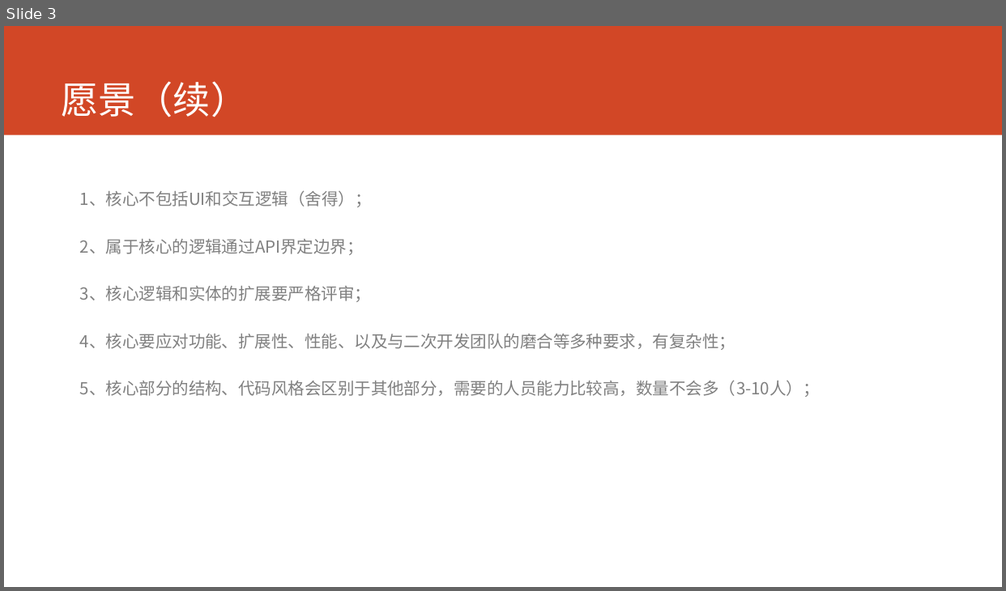
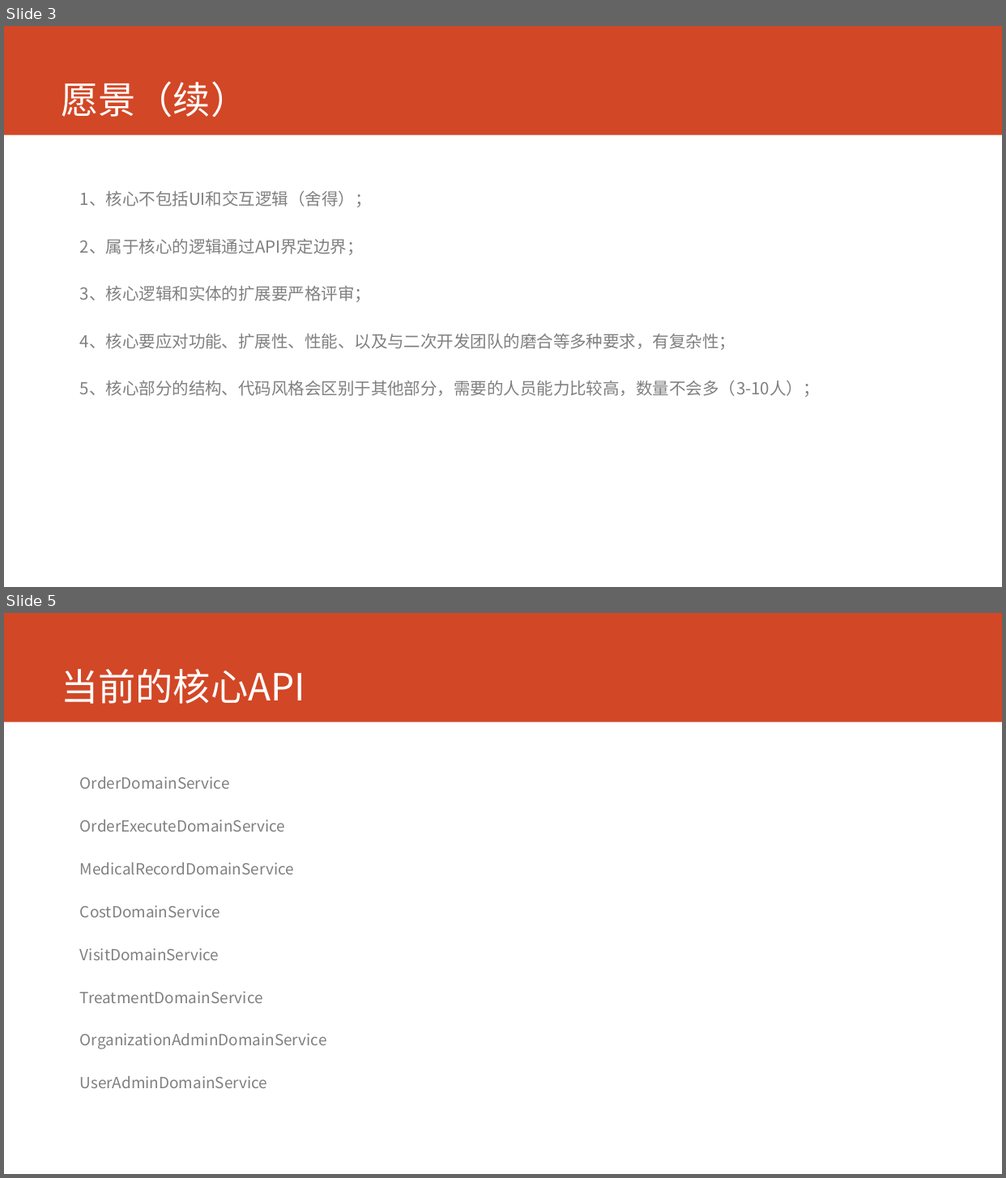
Before and after one commit to lixiangqi-github/hospital, a slide deck: doc/技术交流/技术交流-2017-8-28.pptx. Shown one above the other, each under a label of ours: slide 3 before the commit, slides 3 and 5 after it; the slides between them are not shown. The pictures are 1006x591 and 1006x1178 pixels, drawn with LibreOffice and Linux fonts; fonts in the diff are those of the drawing. Boxes give left, top, right and bottom in pixels: in the first picture for what was removed or moved away, otherwise in the second. Text is boxed around its words. In the diff, an @@ line names an element or a change of style, - is before the commit and + after.

```diff
--- a/doc/技术交流/技术交流-2017-8-28.pptx
+++ b/doc/技术交流/技术交流-2017-8-28.pptx
@@ slide 5 added at (x1=4, y1=613, x2=1002, y2=1174), background #FFFFFF; not listed: 1 template element that a slide beside it also shows @@
@@ title added at (x1=61, y1=669, x2=305, y2=704), 36 pt, text #FFFFFF @@
+当前的核心API
@@ text added at (x1=80, y1=777, x2=327, y2=1088), 14.8 pt, text #808080 @@
+OrderDomainService
+OrderExecuteDomainService
+MedicalRecordDomainService
+CostDomainService
+VisitDomainService
+TreatmentDomainService
+OrganizationAdminDomainService
+UserAdminDomainService
```
Also in this commit, not shown: 1 slide changed.
